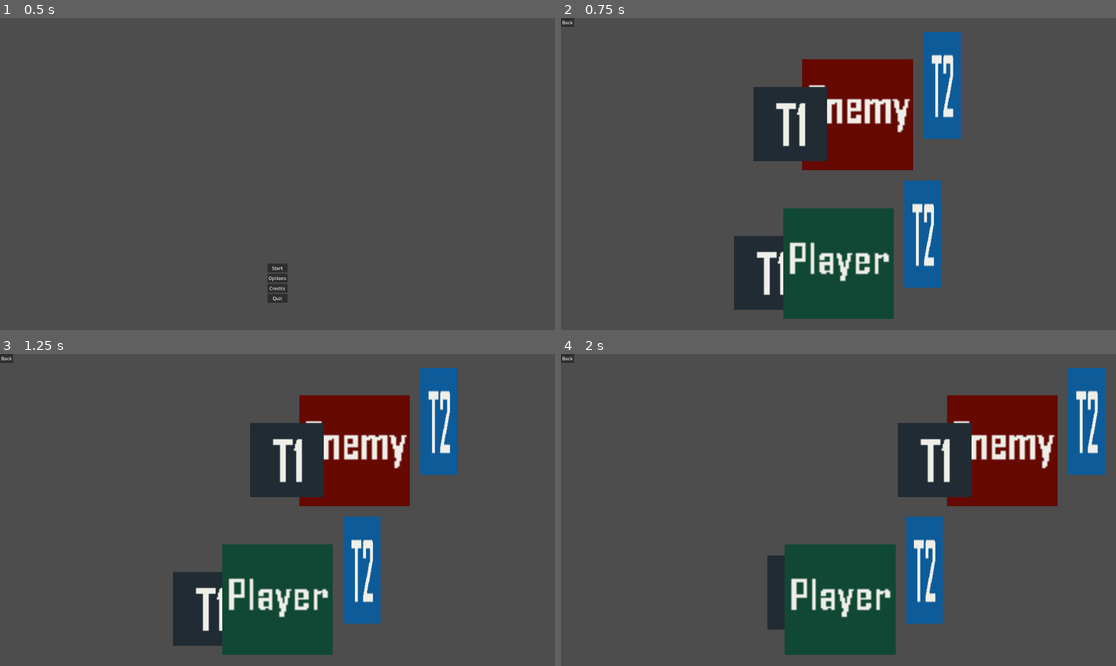
Above: before the commit, frames 1-4 (two rows, left to right).
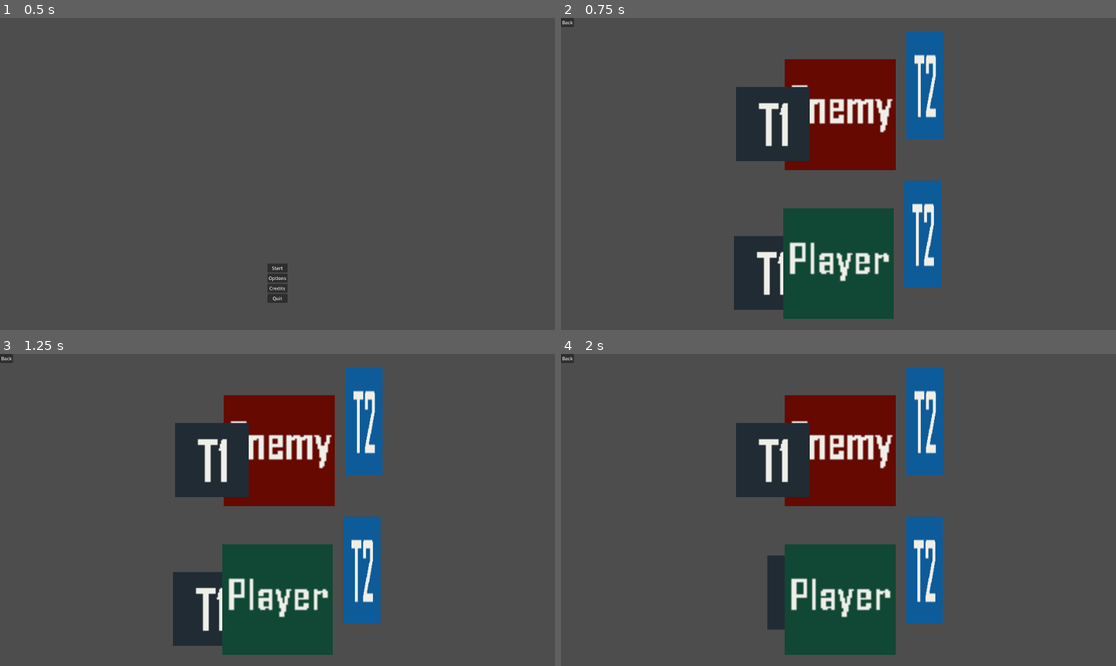
Above: after the commit, the same moments.

Repository: sentientfish/brackygamejam20251
Game: Godot game, scene res://scenes/menu.tscn
The game is run twice, just before and just after one commit, with the same random seed, the same clock (stepped at 60 frames per second) and the same inputs.
Inputs:
- Up to frame 1 (0.5 s): no input
- Up to frame 2 (0.75 s): click "Start" at 0.5 s
- Up to frame 3 (1.25 s): no input
- Up to frame 4 (2 s): hold D (move_right) from 1.28 s (still down); hold J (block) from 1.28 s (still down); tap K (attack) at 1.35 s

Frame 1 is identical in both runs. In frame 2, 6.4% of the frame differs, in the area x 31-73%, y 4-49%; in frame 3, 16%; in frame 4, 22%, in the area x 31-99%, y 4-49%.

Commit message:
coward behavior random block and counterattack

Diff:
--- a/scenes/enemy.tscn
+++ b/scenes/enemy.tscn
@@ -29,13 +29,117 @@
 [sub_resource type="RectangleShape2D" id="RectangleShape2D_5orx6"]
 size = Vector2(192, 192)
 
+[sub_resource type="Animation" id="Animation_dmsfe"]
+resource_name = "shield_block_down"
+step = 0.25
+
+[sub_resource type="Animation" id="Animation_00n1s"]
+resource_name = "shield_block_middle"
+step = 0.25
+
 [sub_resource type="Animation" id="Animation_4cd7i"]
 resource_name = "shield_block_up"
 step = 0.25
 
+[sub_resource type="Animation" id="Animation_javw3"]
+resource_name = "sword_attack_up"
+length = 0.5
+step = 0.25
+tracks/0/type = "value"
+tracks/0/imported = false
+tracks/0/enabled = true
+tracks/0/path = NodePath("Sword/SwordAreaUp:monitoring")
+tracks/0/interp = 1
+tracks/0/loop_wrap = true
+tracks/0/keys = {
+"times": PackedFloat32Array(0, 0.25, 0.5),
+"transitions": PackedFloat32Array(1, 1, 1),
+"update": 1,
+"values": [false, true, false]
+}
+
+[sub_resource type="Animation" id="Animation_e0xkf"]
+resource_name = "sword_attack_middle"
+length = 0.5
+step = 0.25
+tracks/0/type = "value"
+tracks/0/imported = false
+tracks/0/enabled = true
+tracks/0/path = NodePath("Sword/SwordAreaMiddle:monitoring")
+tracks/0/interp = 1
+tracks/0/loop_wrap = true
+tracks/0/keys = {
+"times": PackedFloat32Array(0, 0.25, 0.5),
+"transitions": PackedFloat32Array(1, 1, 1),
+"update": 1,
+"values": [false, true, false]
+}
+
+[sub_resource type="Animation" id="Animation_fb6nt"]
+resource_name = "sword_attack_down"
+length = 0.5
+step = 0.25
+tracks/0/type = "value"
+tracks/0/imported = false
+tracks/0/enabled = true
+tracks/0/path = NodePath("Sword/SwordAreaDown:monitoring")
+tracks/0/interp = 1
+tracks/0/loop_wrap = true
+tracks/0/keys = {
+"times": PackedFloat32Array(0, 0.25, 0.5),
+"transitions": PackedFloat32Array(1, 1, 1),
+"update": 1,
+"values": [false, true, false]
+}
+
+[sub_resource type="Animation" id="Animation_i28d6"]
+length = 0.001
+tracks/0/type = "value"
+tracks/0/imported = false
+tracks/0/enabled = true
+tracks/0/path = NodePath("Sword/SwordAreaDown:monitoring")
+tracks/0/interp = 1
+tracks/0/loop_wrap = true
+tracks/0/keys = {
+"times": PackedFloat32Array(0),
+"transitions": PackedFloat32Array(1),
+"update": 1,
+"values": [false]
+}
+tracks/1/type = "value"
+tracks/1/imported = false
+tracks/1/enabled = true
+tracks/1/path = NodePath("Sword/SwordAreaMiddle:monitoring")
+tracks/1/interp = 1
+tracks/1/loop_wrap = true
+tracks/1/keys = {
+"times": PackedFloat32Array(0),
+"transitions": PackedFloat32Array(1),
+"update": 1,
+"values": [false]
+}
+tracks/2/type = "value"
+tracks/2/imported = false
+tracks/2/enabled = true
+tracks/2/path = NodePath("Sword/SwordAreaUp:monitoring")
+tracks/2/interp = 1
+tracks/2/loop_wrap = true
+tracks/2/keys = {
+"times": PackedFloat32Array(0),
+"transitions": PackedFloat32Array(1),
+"update": 1,
+"values": [false]
+}
+
 [sub_resource type="AnimationLibrary" id="AnimationLibrary_nr4rx"]
 _data = {
-"shield_block_up": SubResource("Animation_4cd7i")
+"RESET": SubResource("Animation_i28d6"),
+"shield_block_down": SubResource("Animation_dmsfe"),
+"shield_block_middle": SubResource("Animation_00n1s"),
+"shield_block_up": SubResource("Animation_4cd7i"),
+"sword_attack_down": SubResource("Animation_fb6nt"),
+"sword_attack_middle": SubResource("Animation_e0xkf"),
+"sword_attack_up": SubResource("Animation_javw3")
 }
 
 [node name="Enemy" type="CharacterBody2D"]
@@ -114,5 +218,16 @@
 [node name="PanicRunTimer" type="Timer" parent="."]
 wait_time = 1.5
 
-[connection signal="body_entered" from="EnemyArea" to="." method="_on_enemy_area_body_entered"]
+[node name="CorneredBlockTimer" type="Timer" parent="."]
+wait_time = 3.0
+
+[node name="BlockDurationTimer" type="Timer" parent="."]
+wait_time = 1.5
+
+[connection signal="body_entered" from="Sword/SwordAreaUp" to="." method="_on_sword_area_up_body_entered"]
+[connection signal="body_entered" from="Sword/SwordAreaMiddle" to="." method="_on_sword_area_middle_body_entered"]
+[connection signal="body_entered" from="Sword/SwordAreaDown" to="." method="_on_sword_area_down_body_entered"]
+[connection signal="area_entered" from="EnemyArea" to="." method="_on_enemy_area_area_entered"]
 [connection signal="timeout" from="PanicRunTimer" to="." method="_on_panic_run_timer_timeout"]
+[connection signal="timeout" from="CorneredBlockTimer" to="." method="_on_cornered_block_timer_timeout"]
+[connection signal="timeout" from="BlockDurationTimer" to="." method="_on_block_duration_timer_timeout"]
--- a/scripts/enemy.gd
+++ b/scripts/enemy.gd
@@ -12,17 +12,27 @@
 @export var current_block_damage: float = stat_block_damage
 @export var current_speed: float = stat_speed
 
-# TODO: have a global variable for each direction?
+# Used to indicate whether that direction is being blocked or not
 var blocking: Array = [false, false, false]
+var can_block: bool = true
+var is_blocking: bool = false
 var panicking: bool = false
 var panic_run_direction: int = 0
 var panic_timer: Timer = null
+var cornered_block_timer: Timer = null
+var block_duration_timer: Timer = null
+
+@onready var animation_player : AnimationPlayer = $AnimationPlayer
 
 func _ready():
 	panic_timer = get_node("PanicRunTimer")
+	cornered_block_timer = get_node("CorneredBlockTimer")
+	block_duration_timer = get_node("BlockDurationTimer")
 
 func _physics_process(delta: float) -> void:
-	run_away()
+	var is_playing := animation_player.is_playing()
+	if (not is_playing and not is_blocking):
+		run_away()
 
 func run_away():
 	var enemy_x := position.x
@@ -50,14 +60,47 @@
 
 func cornered():
 	# randomly blocks
-	var block_direction: Enums.ActionDirection = Enums.ActionDirection.values()[randi() & 3]
+	var block_direction: Enums.ActionDirection = _get_random_direction()
+	print("Random block direction: " + str(block_direction))
+
 	block(block_direction)
 
 func attack(action_direction: Enums.ActionDirection):
-	pass
+	print("Enemy attacking direction: " +
+		Enums.ActionDirection.keys()[action_direction])
+	# TODO: play an actual animation
+	match action_direction:
+		Enums.ActionDirection.UP:
+			animation_player.play("sword_attack_up")
+		Enums.ActionDirection.MIDDLE:
+			animation_player.play("sword_attack_middle")
+		Enums.ActionDirection.DOWN:
+			animation_player.play("sword_attack_down")
 
 func block(action_direction: Enums.ActionDirection):
-	pass
+	# So, because we have 3 sword areas, this will get called 3x as well
+	# but don't worry, the is_blocking sort of functions as a lock, so it will
+	# only get triggered once, but if you print it will show 3x so it might
+	# get confusing to debug
+	if (not is_blocking):
+		match action_direction:
+			Enums.ActionDirection.UP:
+				animation_player.play("shield_block_up", -1, 2.0)
+			Enums.ActionDirection.MIDDLE:
+				animation_player.play("shield_block_middle", -1, 2.0)
+			Enums.ActionDirection.DOWN:
+				animation_player.play("shield_block_down", -1, 2.0)
+
+		is_blocking = true
+		_update_block_array(action_direction)
+		block_duration_timer.start()
+
+func unblock():
+	print("Enemy unblocking!")
+	_update_block_array(Enums.ActionDirection.NONE)
+	can_block = false
+	is_blocking = false
+	cornered_block_timer.start()
 
 func attacked(damage: int, action_direction: Enums.ActionDirection):
 	panicking = true
@@ -65,7 +108,10 @@
 		Enums.ActionDirection.keys()[action_direction])
 	if (blocking[int(action_direction) - 1]):
 		print("Enemy blocked the attack!")
+
 		# attack back
+		var attack_direction: Enums.ActionDirection = _get_random_direction()
+		attack(attack_direction)
 	else:
 		print("Enemy hit!")
 		current_health -= damage
@@ -79,10 +125,50 @@
 	run_away()
 	panic_timer.start()
 
-func _on_enemy_area_body_entered(body: Node2D) -> void:
-	cornered()
+func _update_block_array(block_direction: Enums.ActionDirection):
+	var updated_blocking_array := [false, false, false]
+	if (block_direction != Enums.ActionDirection.NONE):
+		updated_blocking_array[int(block_direction) - 1] = true
+
+	blocking = updated_blocking_array
+
+func _get_random_direction():
+	var random_int = randi() % 2
+	var direction : Enums.ActionDirection = \
+		Enums.ActionDirection.values()[random_int + 1]
+
+	return direction
+
+func _on_enemy_area_area_entered(area: Area2D) -> void:
+	# A bit janky, but basically, the Player's 3 SwordArea* are going to enter
+	# the EnemyArea. To check if it's the Player's, we climb the tree twice
+	# Player -> Sword -> SwordArea*
+	if ("player" in area.get_parent().get_parent().name.to_lower()):
+		if (not panicking and can_block):
+			cornered()
 
 func _on_panic_run_timer_timeout() -> void:
 	panic_timer.stop()
 	panicking = false
 	current_speed = stat_speed
+
+func _on_cornered_block_timer_timeout() -> void:
+	cornered_block_timer.stop()
+	can_block = true
+
+func _on_block_duration_timer_timeout() -> void:
+	block_duration_timer.stop()
+	can_block = false
+	unblock()
+
+func _on_sword_area_up_body_entered(body: Node2D) -> void:
+	if ("player" in body.name.to_lower()):
+		body.attacked(stat_attack, Enums.ActionDirection.UP)
+
+func _on_sword_area_middle_body_entered(body: Node2D) -> void:
+	if ("player" in body.name.to_lower()):
+		body.attacked(stat_attack, Enums.ActionDirection.MIDDLE)
+
+func _on_sword_area_down_body_entered(body: Node2D) -> void:
+	if ("player" in body.name.to_lower()):
+		body.attacked(stat_attack, Enums.ActionDirection.DOWN)
--- a/scripts/player.gd
+++ b/scripts/player.gd
@@ -1,13 +1,4 @@
 extends CharacterBody2D
-
-@onready var animation_player : AnimationPlayer = $AnimationPlayer
-
-# Used to indicate whether that direction is being blocked or not
-# 0 is up, 1 is middle, 2 is down
-# TODO: have a global variable for each direction?
-var blocking: Array = [false, false, false]
-var is_blocking: bool = false
-var current_block_direction: Enums.ActionDirection = Enums.ActionDirection.NONE
 
 # Player Base Stats
 @export var stat_health: float = 300.0
@@ -20,6 +11,13 @@
 @export var current_attack: float = stat_attack
 @export var current_block_damage: float = stat_block_damage
 @export var current_speed: float = stat_speed
+
+# Used to indicate whether that direction is being blocked or not
+var blocking: Array = [false, false, false]
+var is_blocking: bool = false
+var current_block_direction: Enums.ActionDirection = Enums.ActionDirection.NONE
+
+@onready var animation_player : AnimationPlayer = $AnimationPlayer
 
 func _ready():
 	Globals.Player = self
Not shown: 1 places in scenes/enemy.tscn that only renumber resources
